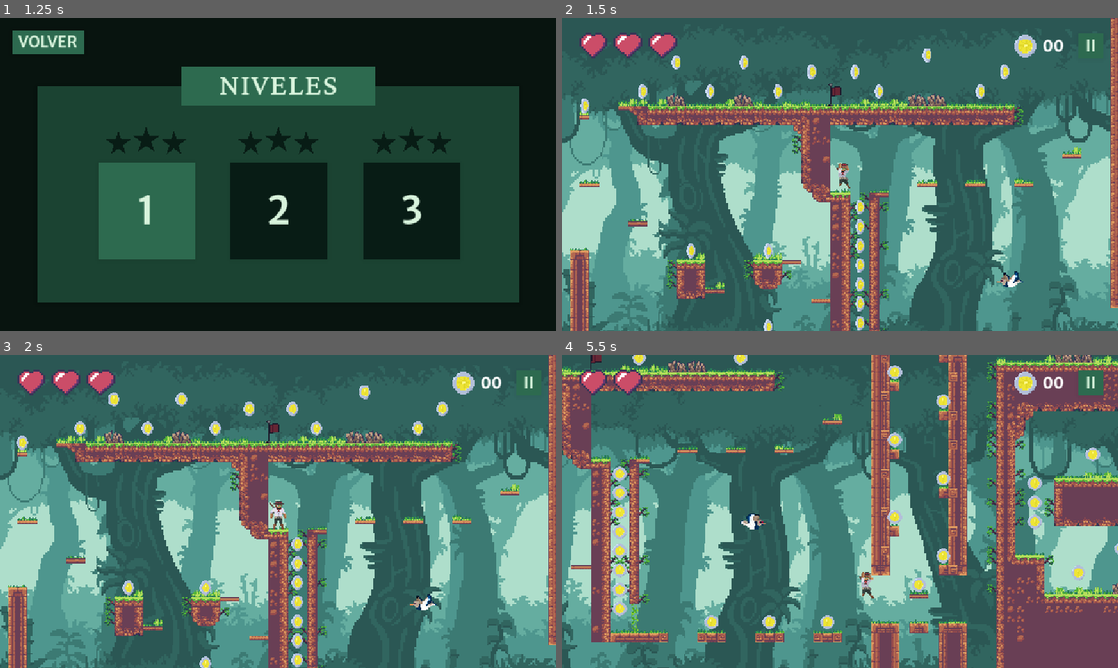
Above: before the commit, frames 1-4 (two rows, left to right).
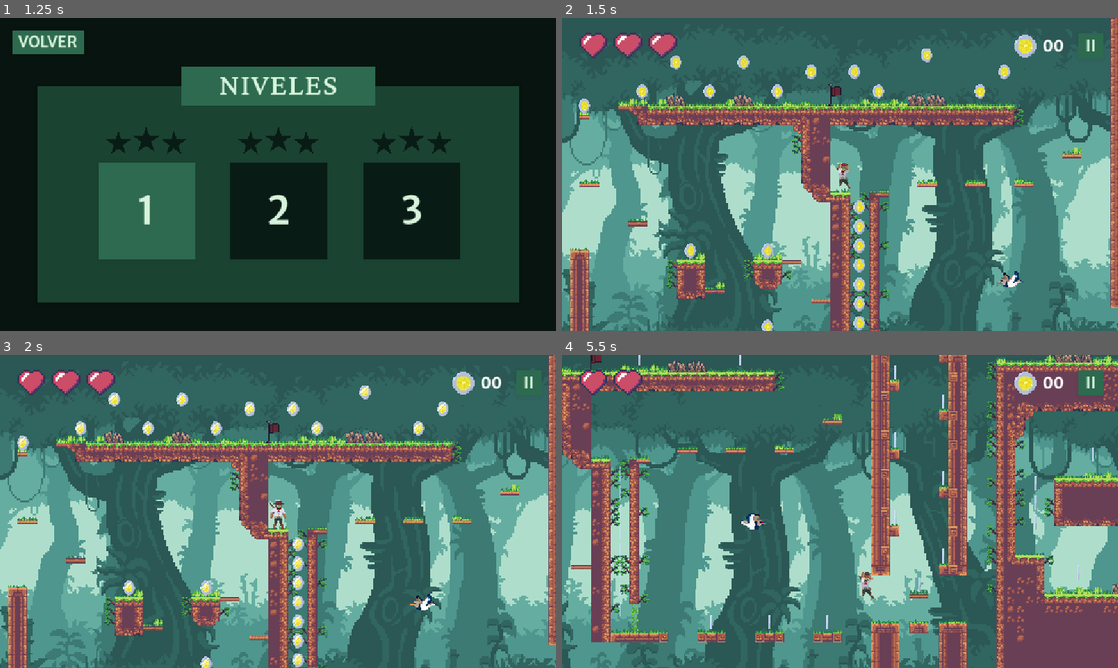
Above: after the commit, the same moments.

Repository: LYoshi02/TP-Videojuegos
Game: Godot game, scene res://pantallas/menu_principal/menu_principal.tscn
Two runs of this game, one before a commit and one after it. Both use one fixed random seed, a clock stepped at 60 frames per second and the inputs below.
Inputs (mouse positions are in pixels of both pictures, inside the frame that each line leads up to):
- Up to frame 1 (1.25 s): click "NIVELES" at 0.5 s
- Up to frame 2 (1.5 s): click "1" at 1.25 s
- Up to frame 3 (2 s): no input
- Up to frame 4 (5.5 s): move the mouse to (962, 495) at 2.02 s; press the mouse at (962, 495) at 2.03 s; hold D (derecha) 2.03-3.53 s; tap W (salto) at 2.27, 3.02, 4.52, 5.27 s; move the mouse to (728, 527) at 2.77 s; release the mouse at (728, 527) at 2.78 s; click (728, 527) at 2.85 s; move the mouse to (895, 442) at 3.52 s; press the mouse at (895, 442) at 3.53 s; hold A (izquierda) 3.53-4.28 s; move the mouse to (812, 574) at 4.27 s; release the mouse at (812, 574) at 4.28 s; hold D (derecha) from 4.28 s (still down); click (812, 574) at 4.35 s; move the mouse to (1006, 558) at 5.02 s; press the mouse at (1006, 558) at 5.03 s

Frame 1 is identical in both runs. In frame 2, 0.8% of the frame differs, in the area x 3-81%, y 9-100%; in frame 3, 0.8%; in frame 4, 2.2%, in the area x 9-100%, y 0-88%.

Commit message:
reducir velocidad de animacion de la moneda

Diff:
--- a/juego/objetos/moneda/moneda.tscn
+++ b/juego/objetos/moneda/moneda.tscn
@@ -92,7 +92,7 @@
 }],
 "loop": true,
 "name": &"default",
-"speed": 10.0
+"speed": 8.0
 }]
 
 [sub_resource type="CircleShape2D" id="CircleShape2D_h7e4g"]
@@ -104,7 +104,7 @@
 [node name="AnimatedSprite2D" type="AnimatedSprite2D" parent="."]
 sprite_frames = SubResource("SpriteFrames_k4743")
 autoplay = "default"
-frame_progress = 0.914556
+frame_progress = 0.663207
 
 [node name="CollisionShape2D" type="CollisionShape2D" parent="."]
 shape = SubResource("CircleShape2D_h7e4g")
